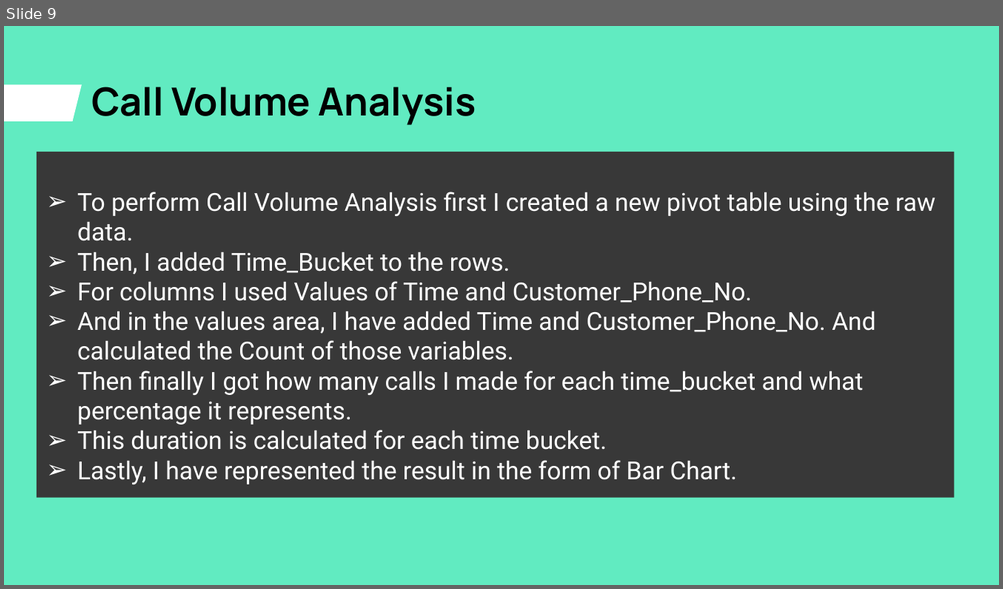
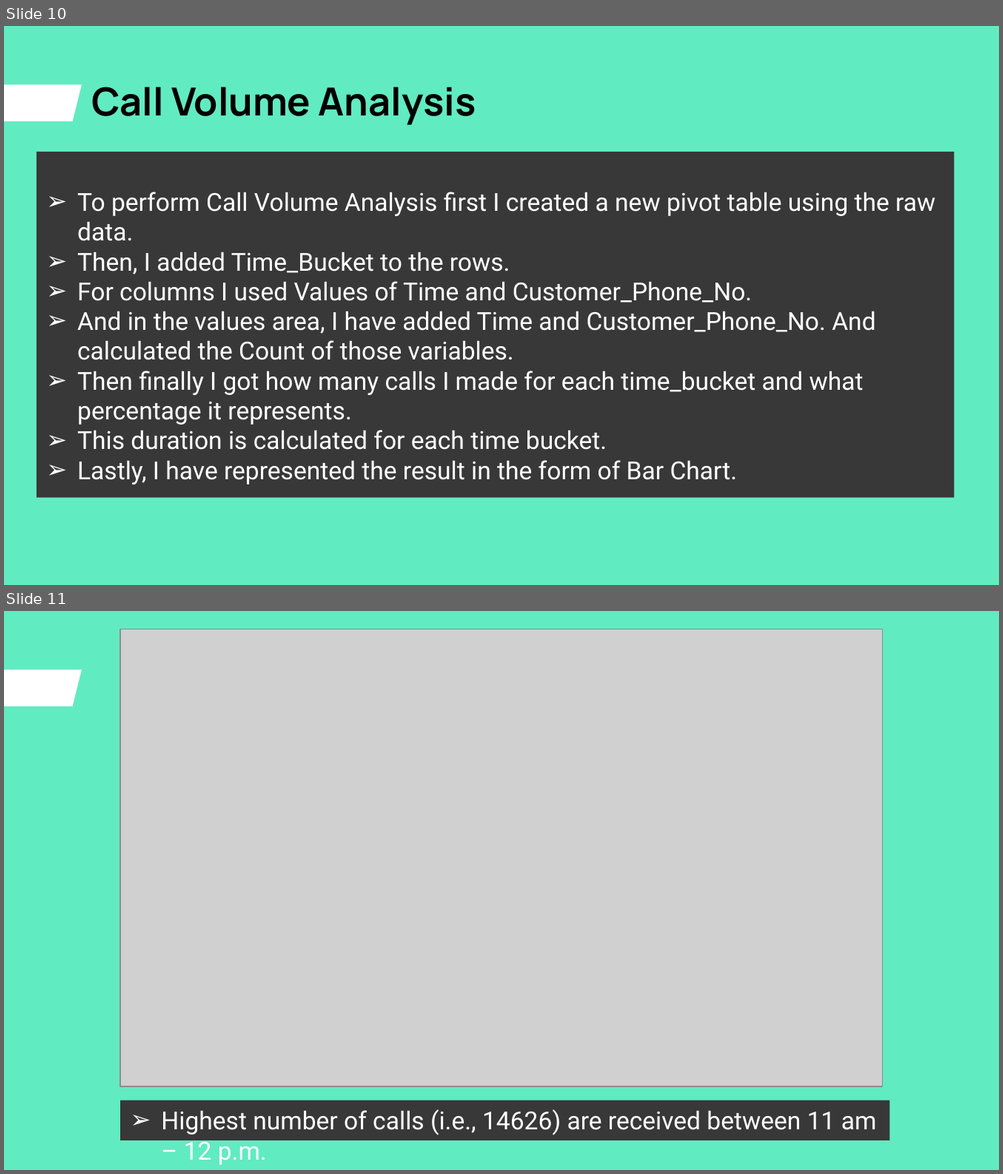
Before and after one commit to ShindeYash/ABC_Call_Volume_Trend, a slide deck: Call_Volume_Trend_Analysis_Report.pptx. Shown one above the other, each under a label of ours: slide 9 before the commit, slides 10 and 11 after it. The pictures are 1003x589 and 1003x1174 pixels, drawn with LibreOffice and Linux fonts; fonts in the diff are those of the drawing; grey boxes stand for pictures. Boxes give left, top, right and bottom in pixels: in the first picture for what was removed or moved away, otherwise in the second. Text is boxed around its words. In the diff, an @@ line names an element or a change of style, - is before the commit and + after.

```diff
--- a/Call_Volume_Trend_Analysis_Report.pptx
+++ b/Call_Volume_Trend_Analysis_Report.pptx
@@ slide 11 added at bbox=[4, 611, 999, 1170], background #61EBC1; not listed: 1 template element that a slide beside it also shows @@
@@ picture added at bbox=[120, 629, 882, 1086] @@
@@ rectangle added at bbox=[120, 1100, 889, 1140], fill #383838, 18 pt, text #FFFFFF @@
+➢ Highest number of calls (i.e., 14626) are received between 11 am – 12 p.m.
@@ what was slide 9 is now slide 10 @@
```
Also in this commit, not shown: 4 slides changed, 6 other slides added, 6 slides removed, 5 other files.
